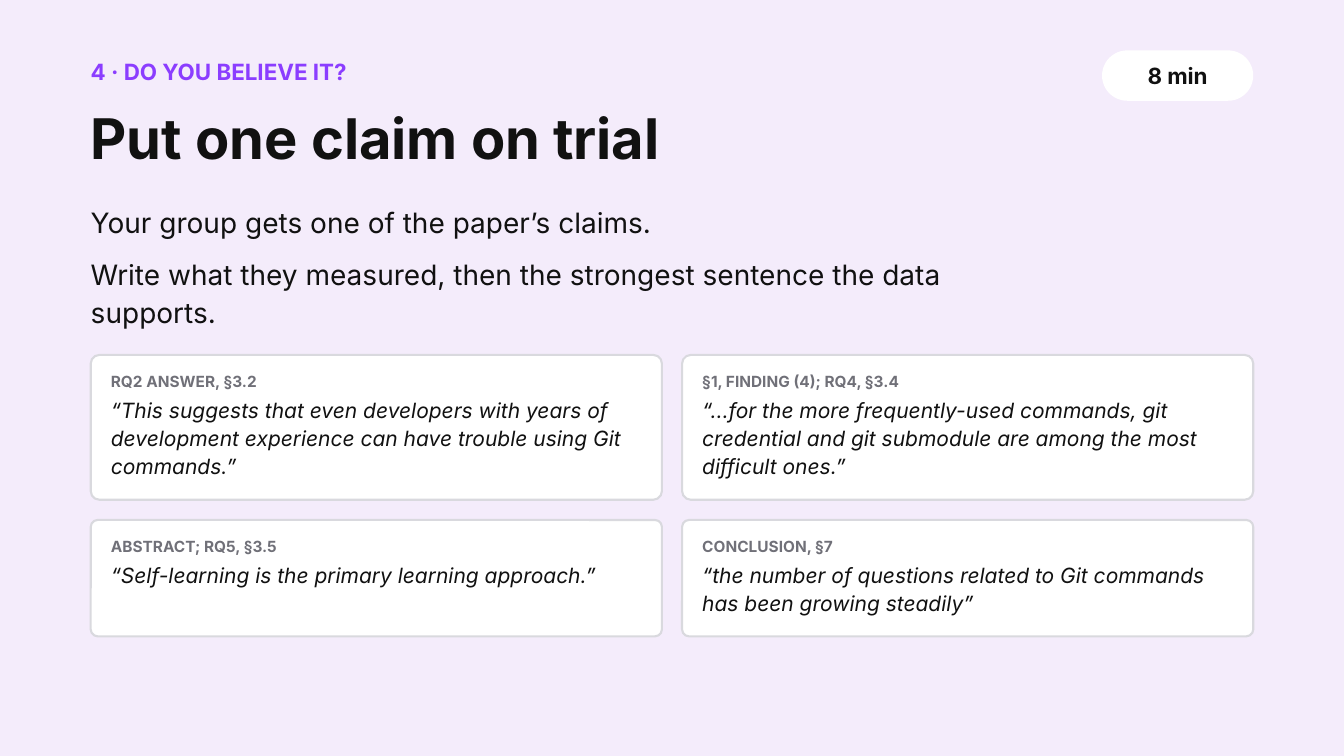
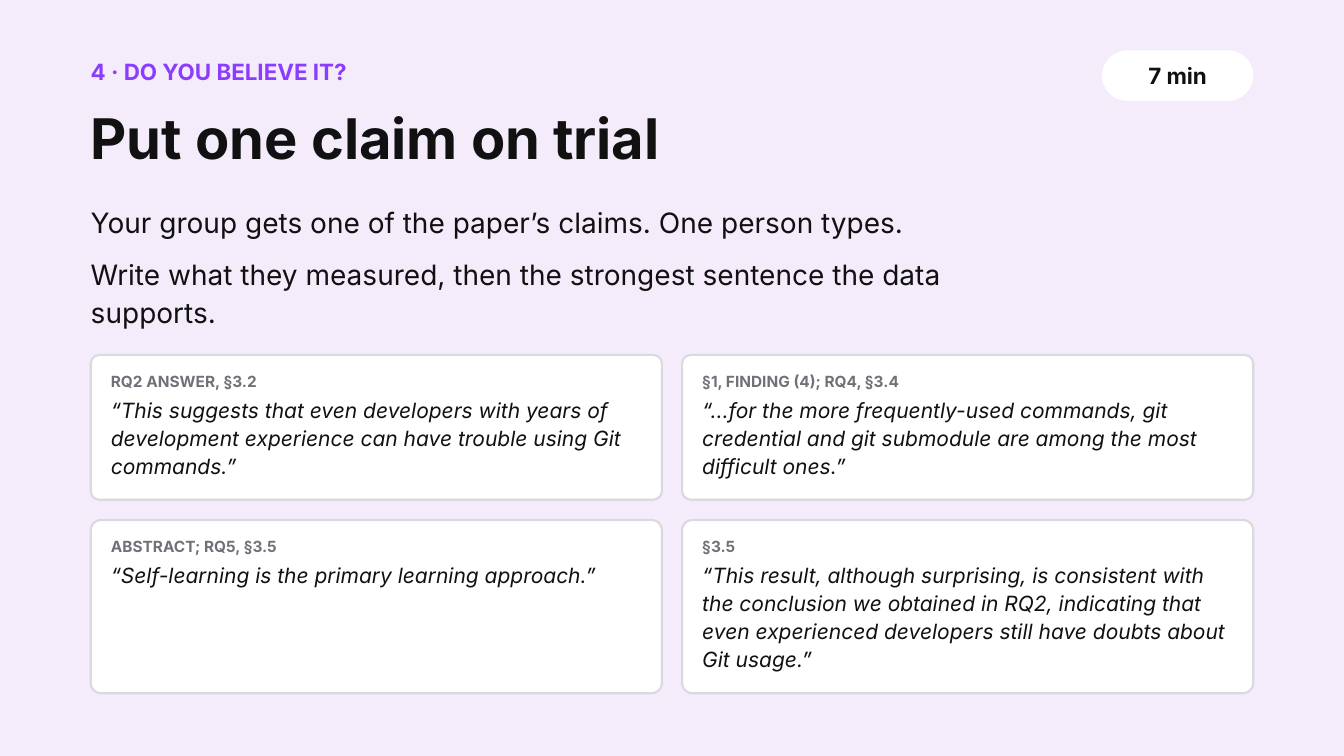
Before and after one commit to shubham3-ucb/cs294-pl, a slide deck: slide 15 of slides/thursday_app.pptx (slide 14 before the commit). Drawn at 1344x756 pixels with LibreOffice and Linux fonts; fonts in the diff are those of the drawing. Boxes give left, top, right and bottom in pixels: in the first picture for what was removed or moved away, otherwise in the second. Text is boxed around its words. In the diff, an @@ line names an element or a change of style, - is before the commit and + after.

```diff
--- a/slides/thursday_app.pptx
+++ b/slides/thursday_app.pptx
@@ text in rounded rectangle at [1148,67,1207,84]: text changed @@
-8 min
+7 min
@@ text at [91,211,903,239]: text changed @@
-Your group gets one of the paper’s claims.
+Your group gets one of the paper’s claims. One person types.
@@ rounded rectangle: place and size @@
-rounded rectangle at [91,520,662,636]
+rounded rectangle at [91,520,662,694]
@@ rounded rectangle: place and size @@
-rounded rectangle at [683,520,1254,636]
+rounded rectangle at [683,520,1254,694]
@@ text at [702,540,735,554]: text changed @@
-CONCLUSION, §7
+§3.5
@@ text at [702,567,1225,672]: text changed @@
-“the number of questions related to Git commands has been growing steadily”
+“This result, although surprising, is consistent with the conclusion we obtained in RQ2, indicating that even experienced developers still have doubts about Git usage.”
```
Also in this commit, not shown: 10 other slides changed, 3 slides added, 2 slides removed, 20 other files.
